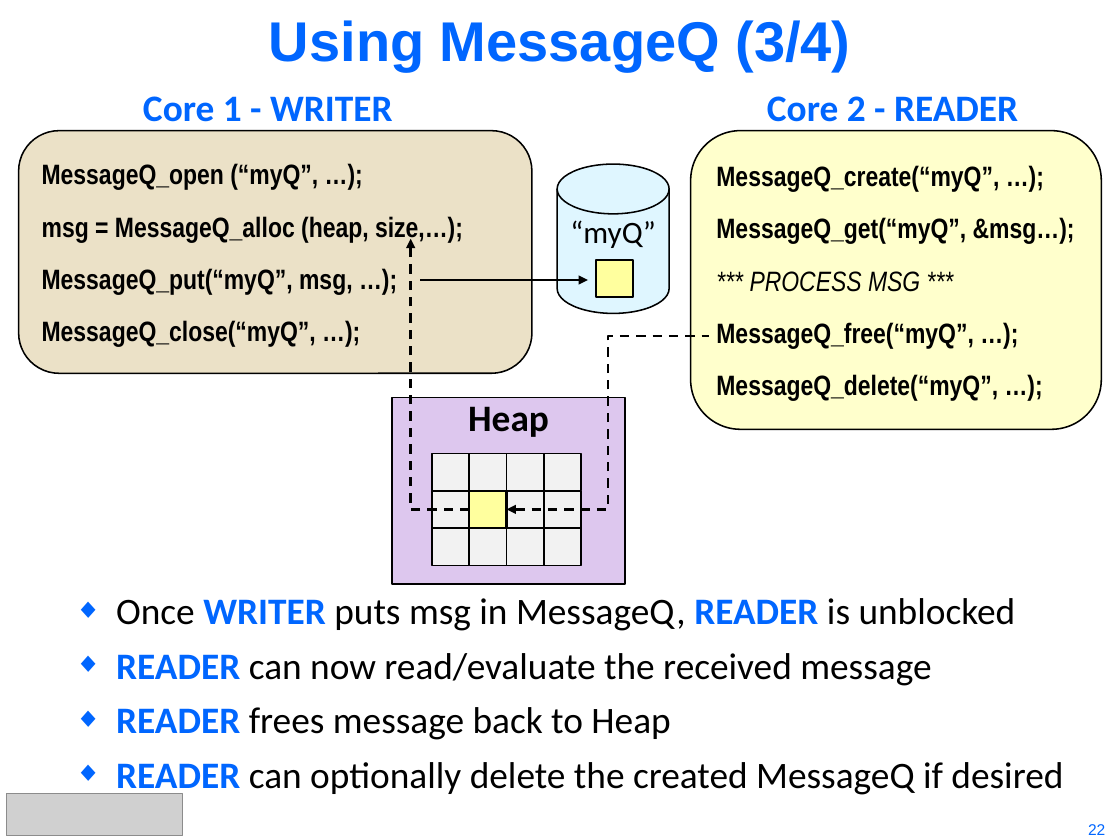
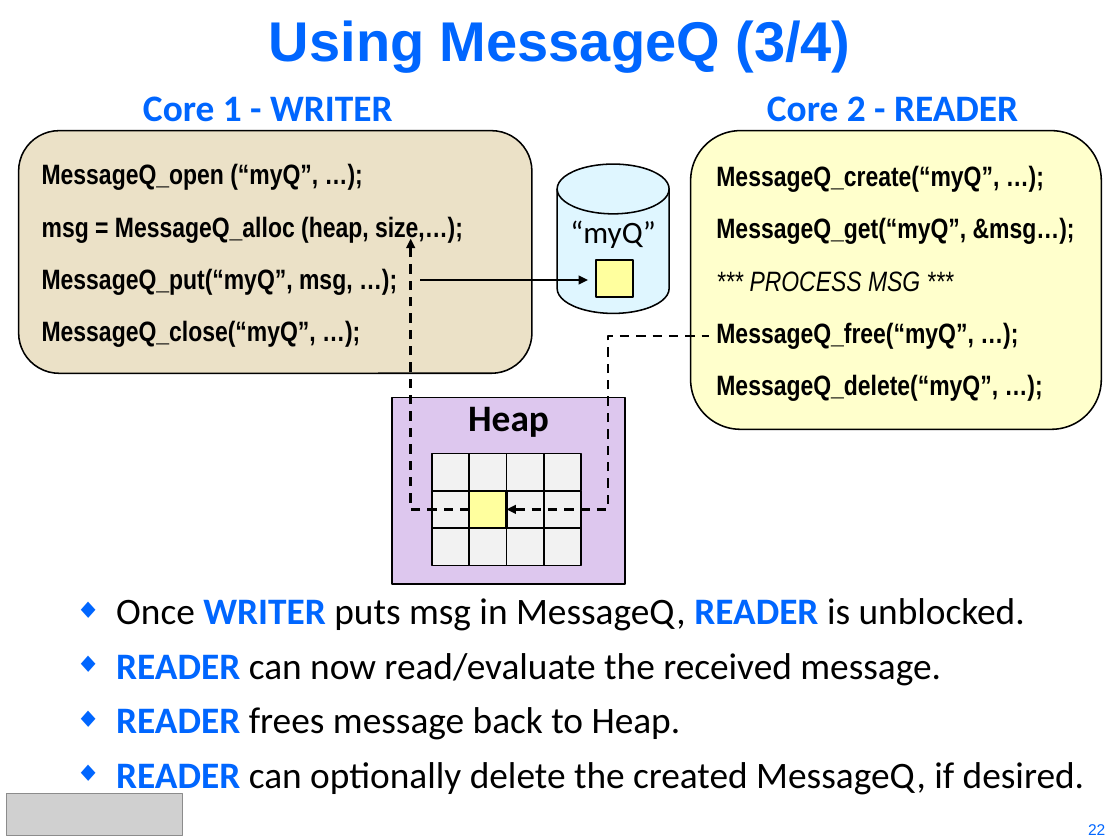
Before and after one commit to hari1989/keystone-workshop, a slide deck: slide 22 of preliminary/KeyStone Intro to IPC.pptx. Drawn at 1120x840 pixels with LibreOffice and Linux fonts; fonts in the diff are those of the drawing; grey boxes stand for pictures. Boxes give left, top, right and bottom in pixels: in the first picture for what was removed or moved away, otherwise in the second. Text is boxed around its words. In the diff, an @@ line names an element or a change of style, - is before the commit and + after.

```diff
--- a/preliminary/KeyStone Intro to IPC.pptx
+++ b/preliminary/KeyStone Intro to IPC.pptx
@@ text at (116,598,1084,798): text changed @@
-◆ Once WRITER puts msg in MessageQ, READER is unblocked
-◆ READER can now read/evaluate the received message
-◆ READER frees message back to Heap
-◆ READER can optionally delete the created MessageQ if desired
+◆ Once WRITER puts msg in MessageQ, READER is unblocked.
+◆ READER can now read/evaluate the received message.
+◆ READER frees message back to Heap.
+◆ READER can optionally delete the created MessageQ, if desired.
```
Also in this commit, not shown: 22 other slides changed.
